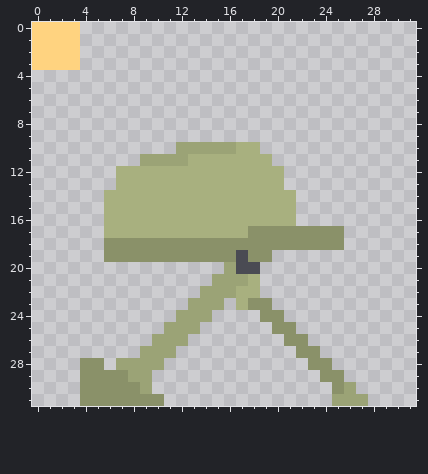
File history of a pixel-art sprite, sprites/units/salfedor/infantry/salfedor-mortar-full.png. Above: the version before the commit.
The file is 32x32 pixels.
The same view after the edit:
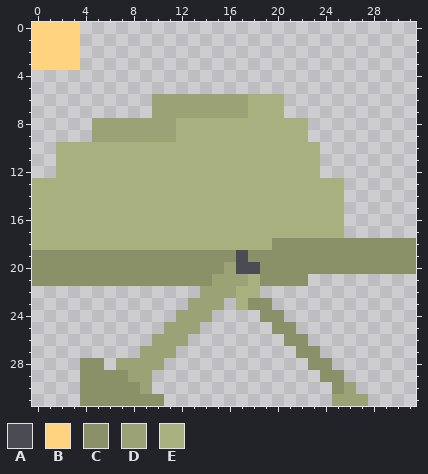
Palette (. is transparent): A #4a4b53  B #ffd380  C #8a9169  D #9ba376  E #a8b07f
Commit: i've picked the wrong cap (fuuuuuuu)
Change:
{"y":6,"x":10,"old":"...........","new":"DDDDDDDDEEE"}
{"y":7,"x":10,"old":"...........","new":"DDDDDDDDEEE"}
{"y":8,"x":5,"old":"..................","new":"DDDDDDDEEEEEEEEEEE"}
{"y":9,"x":5,"old":"..................","new":"DDDDDDDEEEEEEEEEEE"}
{"y":10,"x":2,"old":"..........DDDDD","new":"EEEEEEEEEEEEEEE"}
{"y":10,"x":19,"old":".....","new":"EEEEE"}
{"y":11,"x":2,"old":".......DDDD","new":"EEEEEEEEEEE"}
{"y":11,"x":20,"old":"....","new":"EEEE"}
{"y":12,"x":2,"old":".....","new":"EEEEE"}
{"y":12,"x":21,"old":"...","new":"EEE"}
{"y":13,"x":0,"old":".......","new":"EEEEEEE"}
{"y":13,"x":21,"old":".....","new":"EEEEE"}
{"y":14,"x":0,"old":"......","new":"EEEEEE"}
{"y":14,"x":22,"old":"....","new":"EEEE"}
{"y":15,"x":0,"old":"......","new":"EEEEEE"}
{"y":15,"x":22,"old":"....","new":"EEEE"}
{"y":16,"x":0,"old":"......","new":"EEEEEE"}
{"y":16,"x":22,"old":"....","new":"EEEE"}
{"y":17,"x":0,"old":"......","new":"EEEEEE"}
{"y":17,"x":18,"old":"CCCCCCCC","new":"EEEEEEEE"}
{"y":18,"x":0,"old":"......CCCCCCCCCCCCCC","new":"EEEEEEEEEEEEEEEEEEEE"}
{"y":18,"x":26,"old":"......","new":"CCCCCC"}
{"y":19,"x":0,"old":"......","new":"CCCCCC"}
{"y":19,"x":20,"old":"............","new":"CCCCCCCCCCCC"}
{"y":20,"x":0,"old":"................","new":"CCCCCCCCCCCCCCCC"}
{"y":20,"x":19,"old":".............","new":"CCCCCCCCCCCCC"}
{"y":21,"x":0,"old":"...............","new":"CCCCCCCCCCCCCCC"}
{"y":21,"x":19,"old":"....","new":"CCCC"}
